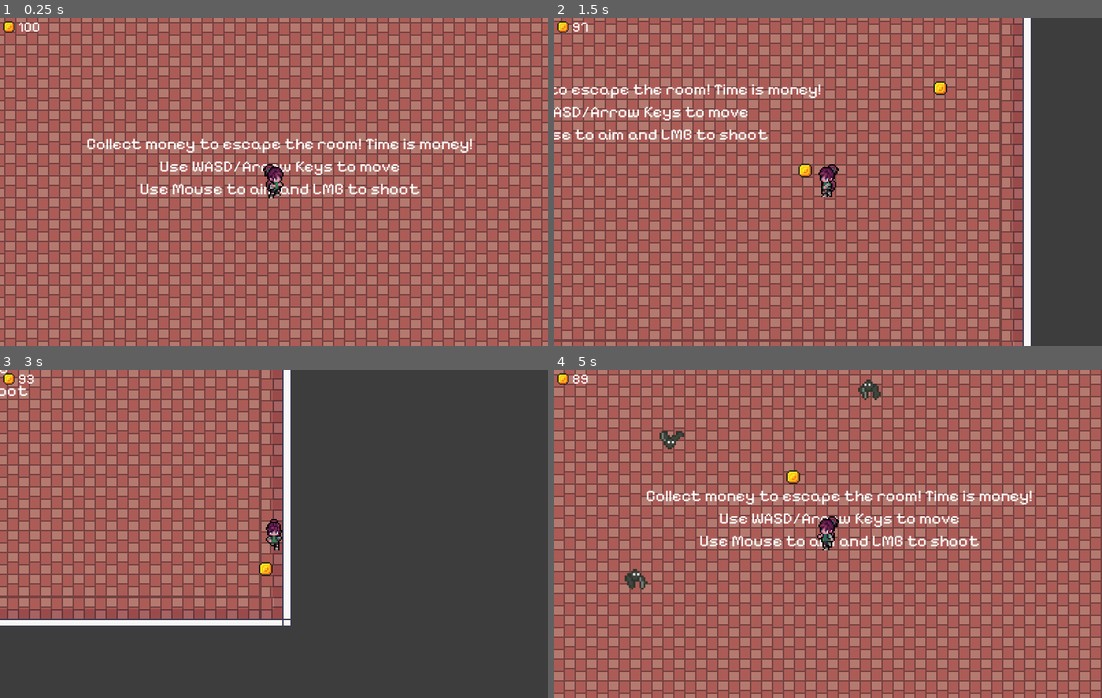
Above: before the commit, frames 1-4 (two rows, left to right).
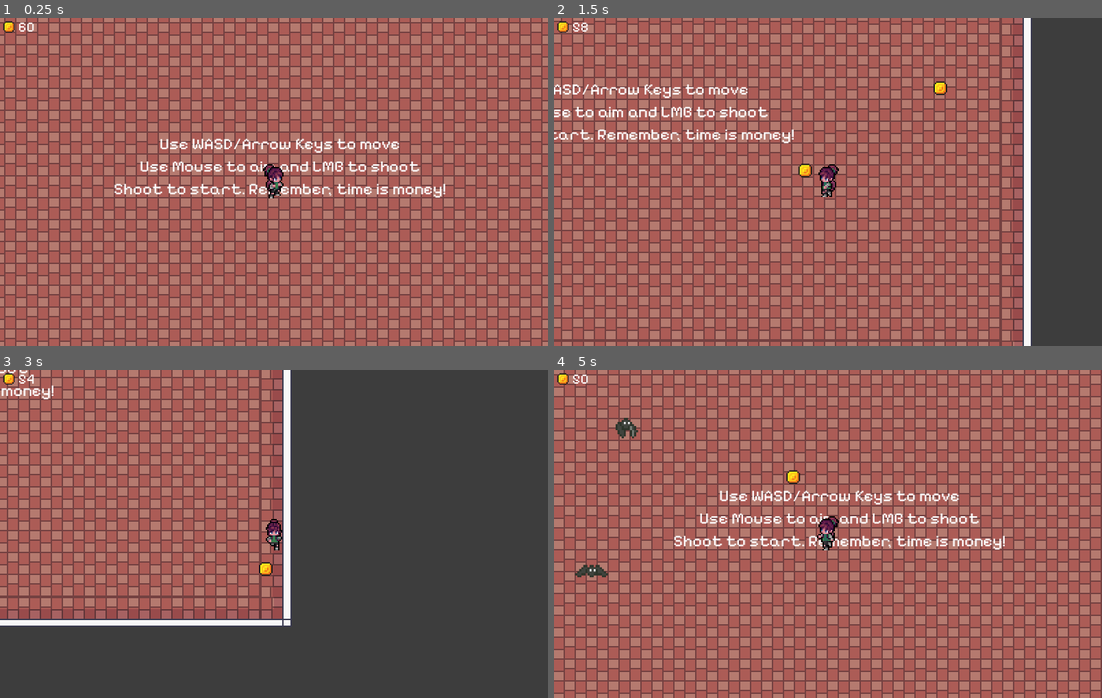
Above: after the commit, the same moments.

Repository: RyeCai/capigtalism
Game: Godot game, scene res://Scenes/main.tscn
Two runs of this game, one before a commit and one after it. Both use one fixed random seed, a clock stepped at 60 frames per second and the inputs below.
Inputs (mouse positions are in pixels of both pictures, inside the frame that each line leads up to):
- Up to frame 1 (0.25 s): no input
- Up to frame 2 (1.5 s): move the mouse to (948, 165) at 0.52 s; hold D (move_right) 0.53-1.28 s; click (948, 165) at 0.67 s; move the mouse to (718, 198) at 1.27 s; hold S (move_down) from 1.28 s (still down); click (718, 198) at 1.42 s
- Up to frame 3 (3 s): move the mouse to (328, 461) at 2.02 s; release S (move_down) at 2.03 s; hold D (move_right) 2.03-2.78 s; click (328, 461) at 2.17 s; move the mouse to (246, 599) at 2.77 s; hold W (move_up) from 2.78 s (still down); click (246, 599) at 2.92 s
- Up to frame 4 (5 s): move the mouse to (992, 583) at 3.52 s; release W (move_up) at 3.53 s; hold A (move_left) from 3.53 s (still down); click (992, 583) at 3.67 s; move the mouse to (663, 484) at 4.27 s; click (663, 484) at 4.42 s

The runs differ from the first frame. In frame 1, 3.2% of the frame differs, in the area x 3-87%, y 1-55%; in frame 2, 2.2%; in frame 3, 0.2%; in frame 4, 3.9%, in the area x 3-88%, y 2-68%.

Commit message:
added start delay and fixed game over bug when losing to time and shooting

Diff:
--- a/Scenes/bullet_manager.gd
+++ b/Scenes/bullet_manager.gd
@@ -1,11 +1,6 @@
 extends Node2D
 
 @export var bullet_scene: PackedScene
-
-
-# Called when the node enters the scene tree for the first time.
-func _ready() -> void:
-    pass # Replace with function body.
 
 
 func _on_player_shoot(pos: Vector2, dir: Vector2) -> void:
--- a/Scenes/enemy.tscn
+++ b/Scenes/enemy.tscn
@@ -142,7 +142,7 @@
 }]
 
 [sub_resource type="RectangleShape2D" id="RectangleShape2D_qi2p4"]
-size = Vector2(37, 25)
+size = Vector2(16, 14)
 
 [sub_resource type="RectangleShape2D" id="RectangleShape2D_4gyqm"]
 size = Vector2(37, 26)
--- a/Scenes/enemy_spawner.tscn
+++ b/Scenes/enemy_spawner.tscn
@@ -15,7 +15,6 @@
 
 [node name="EnemyTimer" type="Timer" parent="."]
 wait_time = 0.75
-autostart = true
 
 [node name="EnemyPath" type="Path2D" parent="."]
 curve = SubResource("Curve2D_ewhtn")
--- a/Scenes/game_over.tscn
+++ b/Scenes/game_over.tscn
@@ -1,4 +1,6 @@
-[gd_scene load_steps=4 format=3 uid="uid://bfxnm8mav4m1f"]
+[gd_scene load_steps=5 format=3 uid="uid://bfxnm8mav4m1f"]
+
+[ext_resource type="PackedScene" uid="uid://dkjr1slubkxsy" path="res://Scenes/bullet.tscn" id="1_ojehl"]
 
 [sub_resource type="StyleBoxFlat" id="StyleBoxFlat_xapjj"]
 bg_color = Color(0.2387, 0.57519007, 0.77, 1)
@@ -33,10 +35,10 @@
 anchor_top = 0.5
 anchor_right = 0.5
 anchor_bottom = 0.5
-offset_left = -128.0
-offset_top = -104.0
-offset_right = 128.0
-offset_bottom = 104.0
+offset_left = -192.0
+offset_top = -152.0
+offset_right = 192.0
+offset_bottom = 152.0
 grow_horizontal = 2
 grow_vertical = 2
 theme_override_styles/panel = SubResource("StyleBoxFlat_xapjj")
@@ -47,12 +49,13 @@
 anchor_top = 0.5
 anchor_right = 0.5
 anchor_bottom = 0.5
-offset_left = -70.0
-offset_top = -96.0
-offset_right = 68.0
-offset_bottom = -76.0
+offset_left = -130.0
+offset_top = -113.5
+offset_right = 128.0
+offset_bottom = -76.5
 grow_horizontal = 2
 grow_vertical = 2
+theme_override_font_sizes/font_size = 30
 text = "ALL OUT OF MONEY!"
 
 [node name="Button" type="Button" parent="."]
@@ -62,9 +65,9 @@
 anchor_right = 0.5
 anchor_bottom = 0.5
 offset_left = -55.0
-offset_top = 24.0
+offset_top = 73.0
 offset_right = 55.0
-offset_bottom = 72.0
+offset_bottom = 121.0
 grow_horizontal = 2
 grow_vertical = 2
 theme_override_font_sizes/font_size = 30
@@ -78,13 +81,14 @@
 anchor_top = 0.5
 anchor_right = 0.5
 anchor_bottom = 0.5
-offset_left = -104.0
-offset_top = -56.0
-offset_right = 104.0
-offset_bottom = -13.0
+offset_left = -160.0
+offset_top = -74.0
+offset_right = 160.0
+offset_bottom = -31.0
 grow_horizontal = 2
 grow_vertical = 2
 size_flags_horizontal = 4
+theme_override_font_sizes/font_size = 24
 text = "Maximum money achieved: "
 horizontal_alignment = 1
 vertical_alignment = 1
@@ -96,10 +100,19 @@
 anchor_top = 0.5
 anchor_right = 0.5
 anchor_bottom = 0.5
-offset_left = -20.0
-offset_top = -10.0
-offset_right = 20.0
-offset_bottom = 10.0
+offset_left = -123.0
+offset_top = 14.5
+offset_right = 123.0
+offset_bottom = 51.5
 grow_horizontal = 2
 grow_vertical = 2
+theme_override_font_sizes/font_size = 30
 text = "00000000000000"
+horizontal_alignment = 1
+vertical_alignment = 1
+
+[node name="Bullet" parent="." instance=ExtResource("1_ojehl")]
+position = Vector2(600, 350)
+scale = Vector2(2, 2)
+collision_layer = 0
+collision_mask = 0
--- a/Scenes/main.gd
+++ b/Scenes/main.gd
@@ -1,11 +1,12 @@
 extends Node
 
-const STARTING_MONEY: int = 100
+const STARTING_MONEY: int = 60
 const HIT_COST: int = -4
 const SHOOTING_COST: int = -1
 const TIME_COST: int = -1
 var money: int
 var max_money: int
+var game_started: bool
 
 
 # Called when the node enters the scene tree for the first time.
@@ -14,35 +15,46 @@
     $GameOver/Button.pressed.connect(reset)
 
 
+func start_game() -> void:
+    $World/MoneyTimer.start()
+    $World/EnemySpawner/EnemyTimer.start()
+
+
+func reset() -> void:
+    game_started = false
+    money = STARTING_MONEY
+    max_money = STARTING_MONEY
+    $Hud/MoneyAmount.text = str(money)
+    $World/MoneyTimer.stop()
+    $World/EnemySpawner/EnemyTimer.stop()
+    get_tree().call_group("enemies", "queue_free")
+    get_tree().call_group("bullets", "queue_free")
+    get_tree().call_group("items", "queue_free")
+    get_tree().paused = false
+    $GameOver.hide()
+    $World/Player.reset()
+
+
 func add_money(value: int):
     money += value
     $Hud/MoneyAmount.text = str(money)
     max_money = max(max_money, money)
-
-
-func _on_enemy_spawner_hit_p() -> void:
-    add_money(HIT_COST)
     if money <= 0:
         get_tree().paused = true
         $GameOver/MaxMoneyAmount.text = str(max_money)
         $GameOver.show()
 
 
+func _on_enemy_spawner_hit_p() -> void:
+    add_money(HIT_COST)
+
+
 func _on_player_shoot(_pos: Vector2, _dir: Vector2) -> void:
+    if !game_started and !get_tree().paused:
+        start_game()
+        game_started = true
     add_money(SHOOTING_COST)
 
 
 func _on_money_timer_timeout() -> void:
     add_money(TIME_COST)
-
-
-func reset() -> void:
-    money = STARTING_MONEY
-    max_money = STARTING_MONEY
-    $Hud/MoneyAmount.text = str(money)
-    get_tree().call_group("enemies", "queue_free")
-    get_tree().call_group("bullets", "queue_free")
-    get_tree().call_group("items", "queue_free")
-    get_tree().paused = false
-    $GameOver.hide()
-    $World/Player.reset()
--- a/Scenes/main.tscn
+++ b/Scenes/main.tscn
@@ -1597,7 +1597,6 @@
 [node name="EnemySpawner" parent="World" instance=ExtResource("3_1bvp3")]
 
 [node name="MoneyTimer" type="Timer" parent="World"]
-autostart = true
 
 [node name="Label" type="Label" parent="World"]
 anchors_preset = 8
@@ -1613,9 +1612,9 @@
 grow_vertical = 2
 size_flags_horizontal = 4
 theme_override_font_sizes/font_size = 24
-text = "Collect money to escape the room! Time is money!
-Use WASD/Arrow Keys to move
-Use Mouse to aim and LMB to shoot"
+text = "Use WASD/Arrow Keys to move
+Use Mouse to aim and LMB to shoot
+Shoot to start. Remember, time is money!"
 horizontal_alignment = 1
 
 [node name="Hud" parent="." instance=ExtResource("7_6bp64")]
